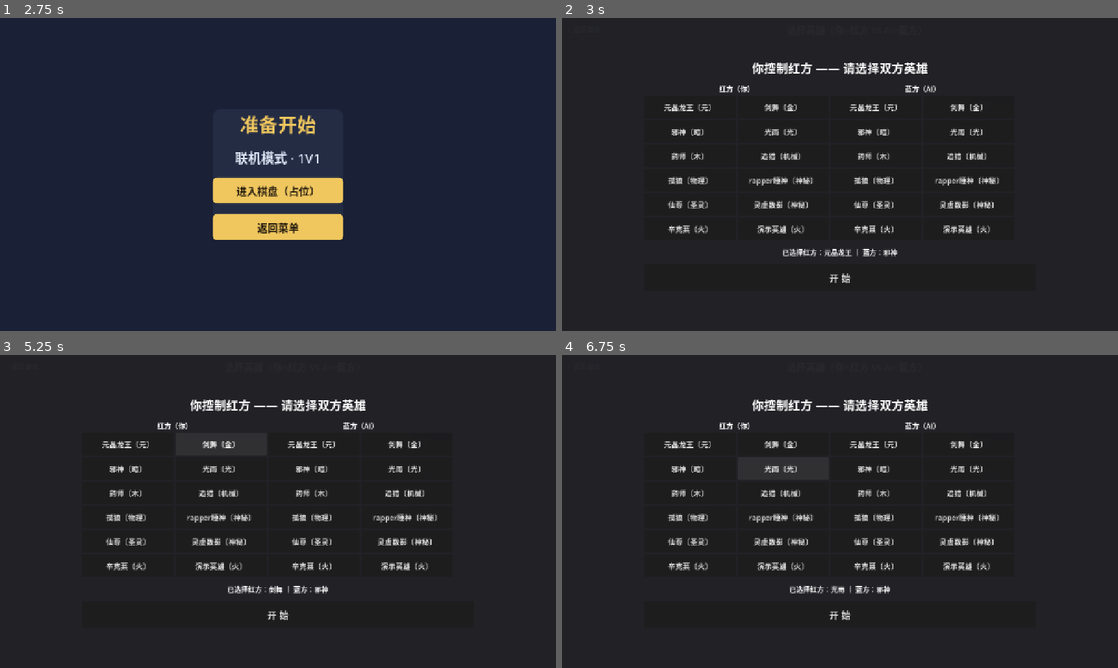
Above: before the commit, frames 1-4 (two rows, left to right).
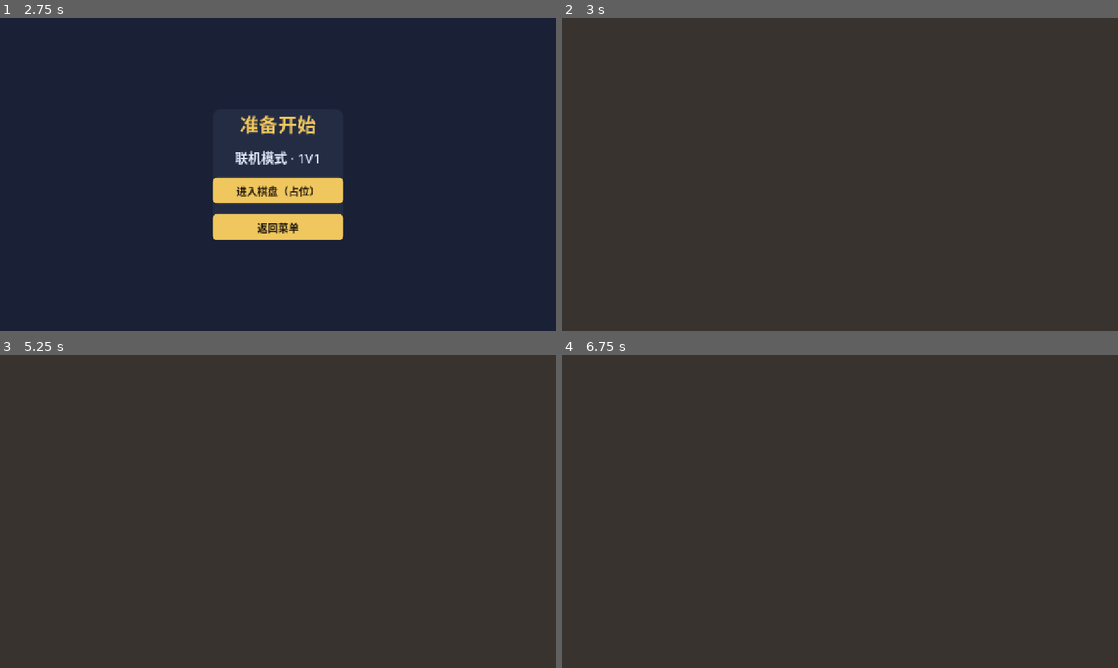
Above: after the commit, the same moments.

Repository: CBWZS-Cyber/zhanqi-godot
Game: Godot game, scene res://scenes/MainUI.tscn
The game is run twice, just before and just after one commit, with the same random seed, the same clock (stepped at 60 frames per second) and the same inputs.
Inputs (mouse positions are in pixels of both pictures, inside the frame that each line leads up to):
- Up to frame 1 (2.75 s): click "开始游戏" at 0.5 s; click "联机模式" at 1.25 s; click "1V1" at 2 s
- Up to frame 2 (3 s): click "进入棋盘（占位）" at 2.75 s
- Up to frame 3 (5.25 s): click (22, 367) at 3.5 s, where only the run before the commit has a clickable "‹ 返回菜单"; click (127, 442) at 4.25 s, where only the run before the commit has a clickable "元晶龙王〔元〕"; click (222, 442) at 5 s, where only the run before the commit has a clickable "剑舞〔金〕"
- Up to frame 4 (6.75 s): click (689, 467) at 5.75 s, where only the run before the commit has a clickable "邪神〔暗〕"; click (784, 467) at 6.5 s, where only the run before the commit has a clickable "光雨〔光〕"

Frame 1 is identical in both runs. In frame 2, 34% of the frame differs, in the area x 14-86%, y 14-88%; in frame 3, 33%; in frame 4, 33%.
Error after the commit: Parse Error: Cannot return value of type "HBoxContainer" because the function return type is "ProgressBar". (res://scripts/ui/duel.gd:132)

Commit message:
fix: _make_bar 返回整行（修复进度条 parent 冲突）

Diff:
--- a/scripts/ui/duel.gd
+++ b/scripts/ui/duel.gd
@@ -129,7 +129,7 @@
 	num.add_theme_constant_override("shadow_offset_y", 2)
 	bar.add_child(num)
 	row.add_child(bar)
-	return bar
+	return row
 
 func _update_bar(bar: ProgressBar, value: int, max_value: int, num_text: String) -> void:
 	bar.max_value = max_value if max_value > 0 else 1
